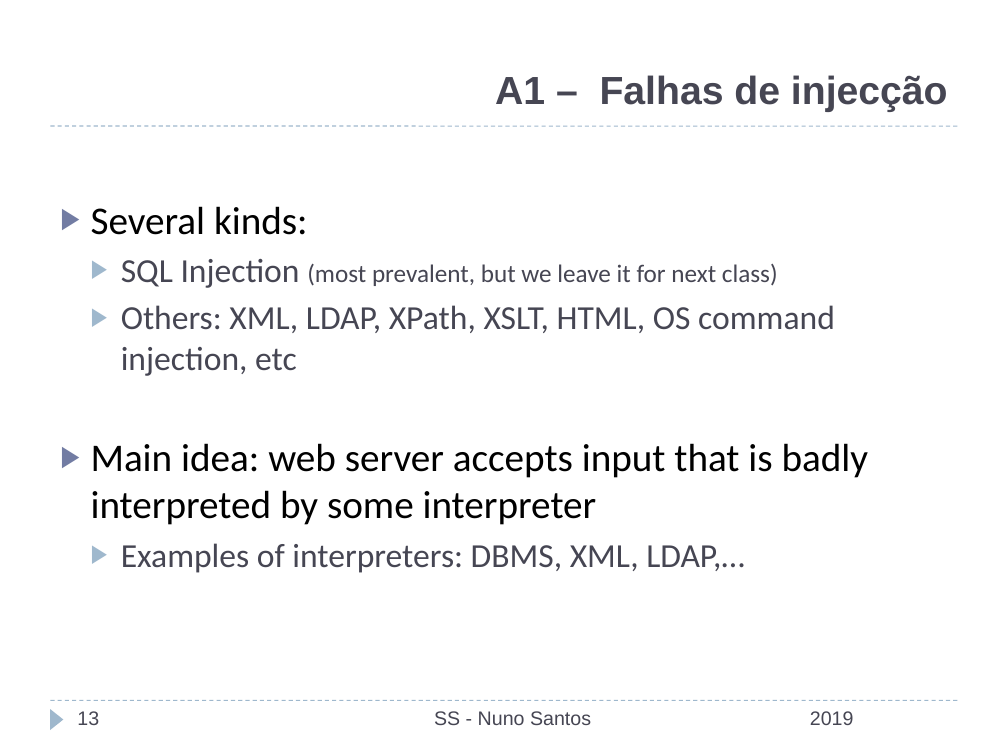
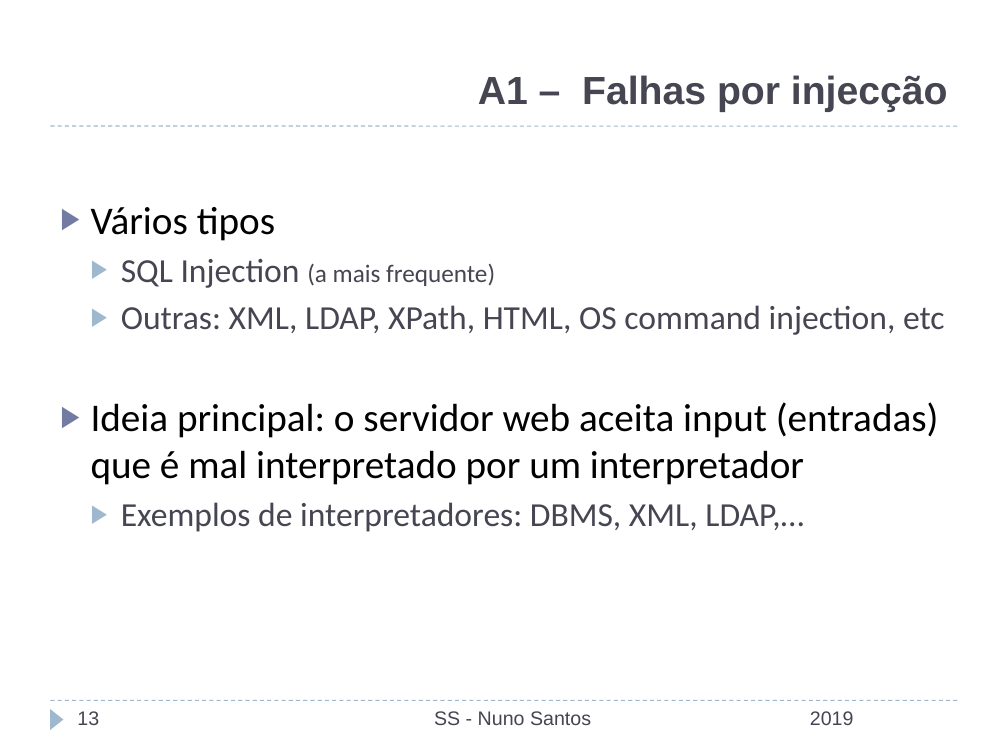
Before and after one commit to nuno-santos/acite2019, a slide deck: slide 13 of teoricas/acite2019-05-web_bd.pptx. Drawn at 1008x756 pixels with LibreOffice and Linux fonts; fonts in the diff are those of the drawing; background and template pictures are left out. Boxes give left, top, right and bottom in pixels: in the first picture for what was removed or moved away, otherwise in the second. Text is boxed around its words. In the diff, an @@ line names an element or a change of style, - is before the commit and + after.

```diff
--- a/teoricas/acite2019-05-web_bd.pptx
+++ b/teoricas/acite2019-05-web_bd.pptx
@@ title at [478,75,948,112]: text changed @@
-A1 – Falhas de injecção
+A1 – Falhas por injecção
@@ text at [91,207,945,532]: text changed @@
-▶ Several kinds:
-  ▶ SQL Injection (most prevalent, but we leave it for next class)
-  ▶ Others: XML, LDAP, XPath, XSLT, HTML, OS command injection, etc
-▶ Main idea: web server accepts input that is badly interpreted by some interpreter
-  ▶ Examples of interpreters: DBMS, XML, LDAP,…
+▶ Vários tipos
+  ▶ SQL Injection (a mais frequente)
+  ▶ Outras: XML, LDAP, XPath, HTML, OS command injection, etc
+▶ Ideia principal: o servidor web aceita input (entradas) que é mal interpretado por um interpretador
+  ▶ Exemplos de interpretadores: DBMS, XML, LDAP,…
```
Also in this commit, not shown: 14 other slides changed, 1 other file.
